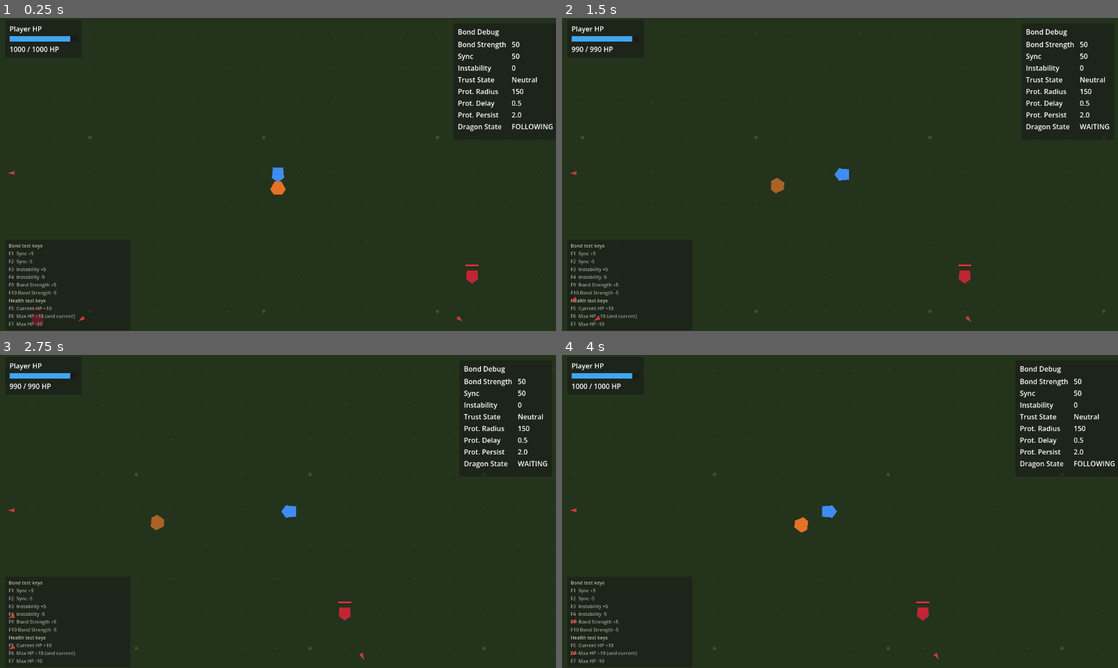
Above: before the commit, frames 1-4 (two rows, left to right).
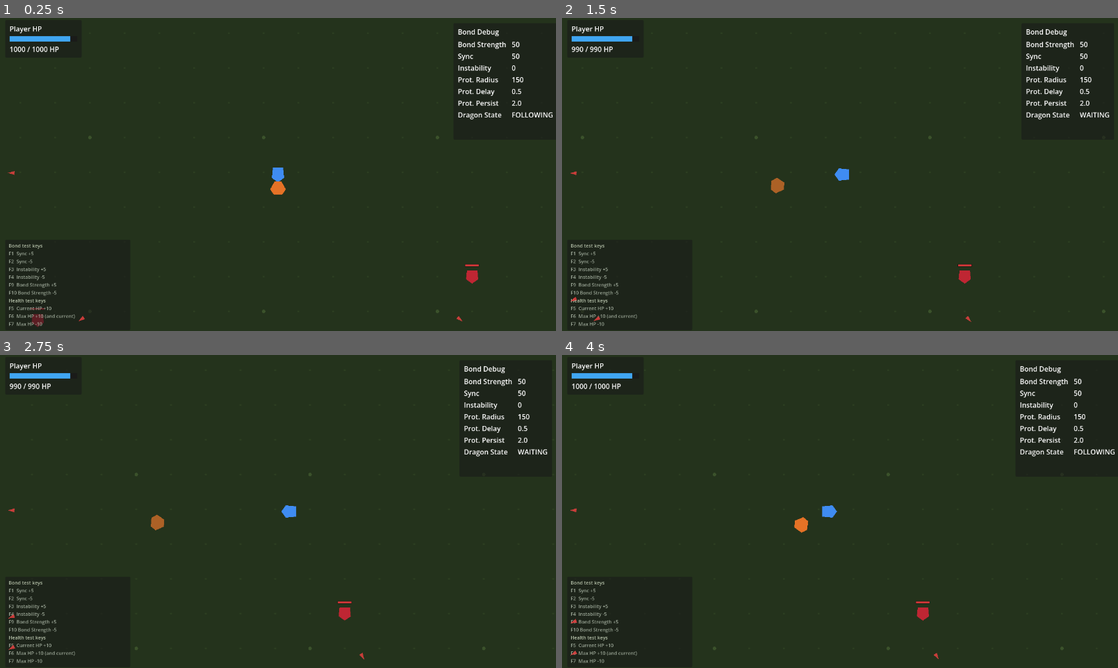
Above: after the commit, the same moments.

Repository: Wsmith007/dragon-rider-rpg
Game: Godot game, scene res://scenes/world/TestWorld.tscn
The game is run twice, just before and just after one commit, with the same random seed, the same clock (stepped at 60 frames per second) and the same inputs.
Inputs:
- Up to frame 1 (0.25 s): no input
- Up to frame 2 (1.5 s): tap Enter at 0.5 s; hold D (move_right) 0.53-1.28 s; tap Space (attack) at 0.6 s; hold F7 (debug_health_max_down) from 1.28 s (still down); tap Q (dragon_command) at 1.35 s
- Up to frame 3 (2.75 s): tap Space (attack) at 2, 2.1 s; release F7 (debug_health_max_down) at 2.03 s; hold D (move_right) from 2.03 s (still down)
- Up to frame 4 (4 s): release D (move_right) at 2.78 s; hold F6 (debug_health_max_up) 2.78-3.53 s; tap Q (dragon_command) at 2.85 s; hold A (move_left) from 3.53 s (still down); tap Space (attack) at 3.6 s

The runs differ from the first frame. In frame 1, 0.6% of the frame differs, in the area x 82-100%, y 18-37%; in frame 2, 0.5%; in frame 3, 0.5%; in frame 4, 0.6%.

Commit message:
Deprecate Trust and simplify bond model to 3 stats
Co-authored-by: Cursor <cursoragent@cursor.com>

Diff:
--- a/scenes/ui/BondDebugUI.tscn
+++ b/scenes/ui/BondDebugUI.tscn
@@ -68,14 +68,6 @@
 layout_mode = 2
 text = "0"
 
-[node name="TrustStateLabel" type="Label" parent="Panel/Margin/VBox/Grid"]
-layout_mode = 2
-text = "Trust State"
-
-[node name="TrustStateValue" type="Label" parent="Panel/Margin/VBox/Grid"]
-layout_mode = 2
-text = "Neutral"
-
 [node name="ProtectionRadiusLabel" type="Label" parent="Panel/Margin/VBox/Grid"]
 layout_mode = 2
 text = "Prot. Radius"
--- a/scripts/bond/bond_profile.gd
+++ b/scripts/bond/bond_profile.gd
@@ -1,6 +1,12 @@
 extends Resource
 class_name BondProfile
 ## Persistent rider–dragon bond data. Future systems read and modify through BondSystem.
+##
+## Active gameplay stats (3-stat model):
+## - bond_strength — relationship depth; protection and future command responsiveness
+## - sync — coordination; cooperative assist frequency
+## - instability — strain; assist hesitation and cancellation
+
 
 signal profile_changed
 
@@ -34,6 +40,8 @@
 		_instability = clamped
 		_emit_changed()
 
+## DEPRECATED: Retained for save compatibility and legacy references only.
+## Not used for active gameplay decisions. Use bond_strength for relationship depth.
 @export var trust_state: String = "Neutral":
 	get:
 		return _trust_state
@@ -57,5 +65,16 @@
 	_emit_changed()
 
 
+static func get_command_response_delay(bond_strength: float) -> float:
+	## Planned hook for Q wait/recall responsiveness under bond_strength (not wired yet).
+	if bond_strength <= 25.0:
+		return 0.75
+	if bond_strength <= 50.0:
+		return 0.50
+	if bond_strength <= 75.0:
+		return 0.25
+	return 0.0
+
+
 func _emit_changed() -> void:
 	profile_changed.emit()
--- a/scripts/dragon/dragon_command_behavior.gd
+++ b/scripts/dragon/dragon_command_behavior.gd
@@ -1,6 +1,7 @@
 extends Node
 class_name DragonCommandBehavior
-## Player command layer: FOLLOW vs WAIT. Future trust/sync may delay or refuse toggles.
+## Player command layer: FOLLOW vs WAIT.
+## Future command responsiveness (delay, refusal) belongs under bond_strength — not trust_state.
 
 
 signal command_mode_changed(is_waiting: bool)
--- a/scripts/systems/bond_system.gd
+++ b/scripts/systems/bond_system.gd
@@ -27,6 +27,7 @@
 	profile.instability = value
 
 
+## DEPRECATED: Retained for compatibility. Does not affect gameplay.
 func set_trust_state(value: String) -> void:
 	profile.trust_state = value
 
--- a/scripts/ui/bond_debug_ui.gd
+++ b/scripts/ui/bond_debug_ui.gd
@@ -4,7 +4,6 @@
 @onready var _bond_strength_value: Label = $Panel/Margin/VBox/Grid/BondStrengthValue
 @onready var _sync_value: Label = $Panel/Margin/VBox/Grid/SyncValue
 @onready var _instability_value: Label = $Panel/Margin/VBox/Grid/InstabilityValue
-@onready var _trust_state_value: Label = $Panel/Margin/VBox/Grid/TrustStateValue
 @onready var _protection_radius_value: Label = $Panel/Margin/VBox/Grid/ProtectionRadiusValue
 @onready var _protection_delay_value: Label = $Panel/Margin/VBox/Grid/ProtectionDelayValue
 @onready var _protection_persistence_value: Label = $Panel/Margin/VBox/Grid/ProtectionPersistenceValue
@@ -49,7 +48,6 @@
 	_bond_strength_value.text = str(int(bond.bond_strength))
 	_sync_value.text = str(int(bond.sync))
 	_instability_value.text = str(int(bond.instability))
-	_trust_state_value.text = bond.trust_state
 	_refresh_protection_stats(bond.bond_strength)
 
 
Not shown, changed: docs/bond_system.md
Not shown, changed: docs/combat.md
Not shown, changed: docs/dragon_ai.md
Not shown, changed: docs/game_architecture.md
Not shown, changed: docs/project_checkpoint.md
Not shown, changed: docs/project_checkpoint_milestone5.md
Not shown, changed: docs/technical_architecture.md
Not shown, changed: docs/vertical_slice_plan.md
